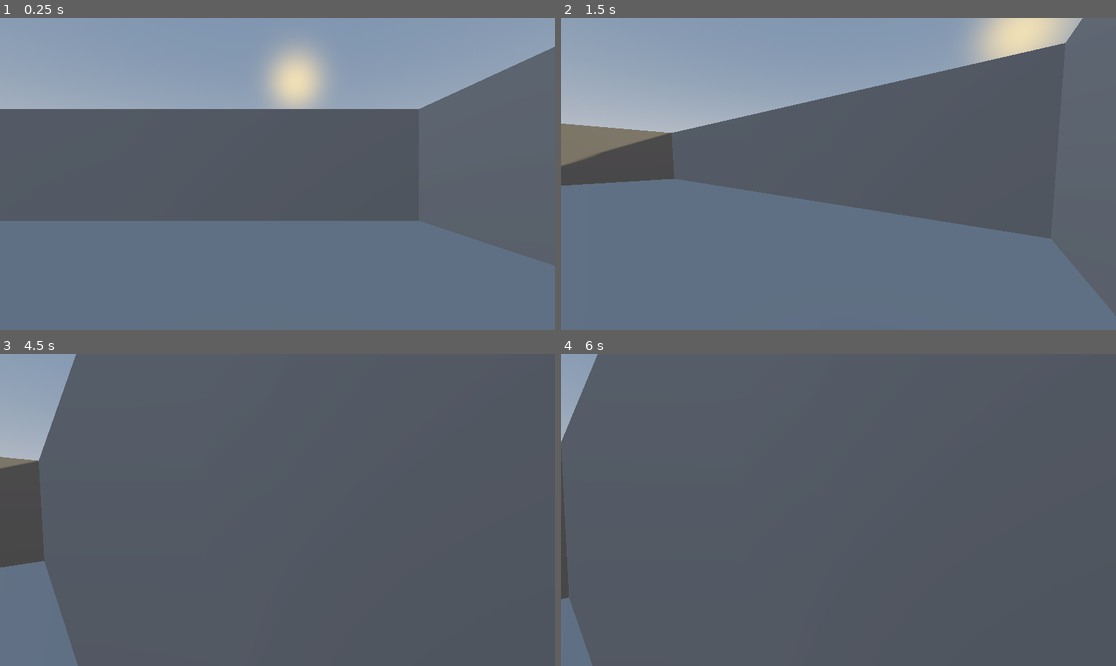
Above: before the commit, frames 1-4 (two rows, left to right).
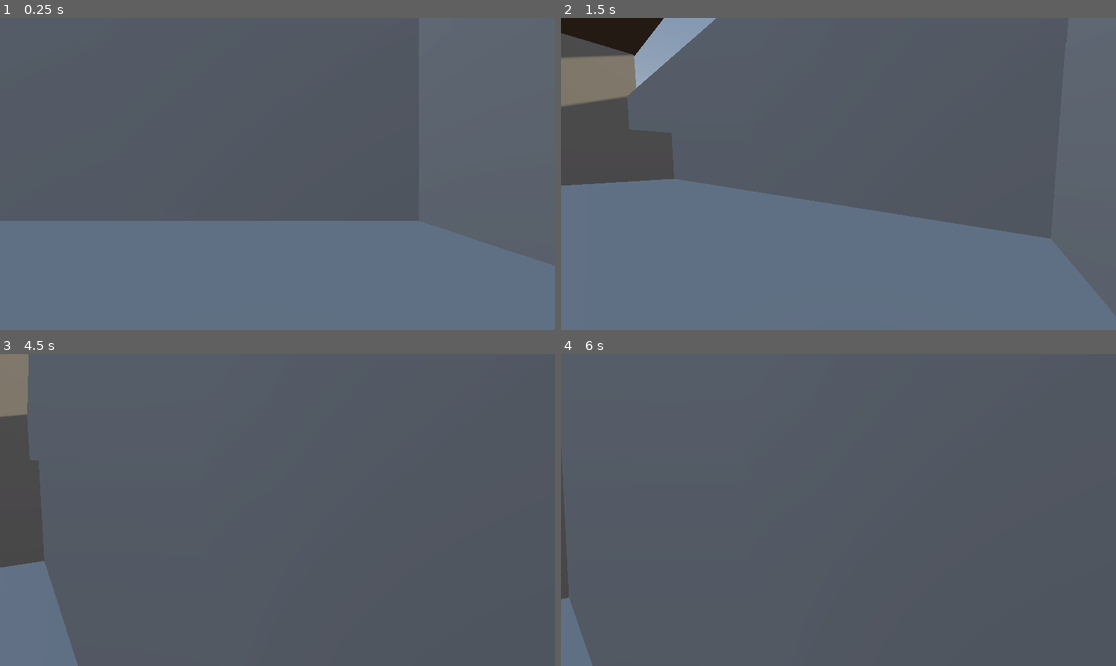
Above: after the commit, the same moments.

Repository: XIIGauge/tabakovic-adis-attemption.z
Game: Godot game, scene res://scenes/levels/level_01.tscn
The game is run twice, just before and just after one commit, with the same random seed, the same clock (stepped at 60 frames per second) and the same inputs.
Inputs (mouse positions are in pixels of both pictures, inside the frame that each line leads up to):
- Up to frame 1 (0.25 s): no input
- Up to frame 2 (1.5 s): tap Enter (ui_accept) at 0.5, 0.77 s; move the mouse to (960, 158) at 0.52 s; hold Right (ui_right) 0.53-1.28 s; click (960, 158) at 0.67 s; move the mouse to (810, 174) at 1.27 s; hold Up (ui_up) from 1.28 s (still down)
- Up to frame 3 (4.5 s): keep holding Up (ui_up); tap Enter (ui_accept) at 1.52, 2.75, 3.02, 3.5, 3.77, 4.25 s; move the mouse to (288, 503) at 2.02 s; move the mouse to (271, 516) at 2.77 s; click (271, 516) at 2.92 s; move the mouse to (316, 513) at 3.52 s; move the mouse to (233, 506) at 4.27 s
- Up to frame 4 (6 s): tap Enter (ui_accept) at 4.52, 5.75 s; move the mouse to (844, 510) at 5.02 s; click (844, 510) at 5.17 s; move the mouse to (816, 503) at 5.77 s; release Up (ui_up) at 5.78 s; hold Right (ui_right) from 5.78 s (still down)

The runs differ from the first frame. In frame 1, 27% of the frame differs, in the area x 0-100%, y 0-30%; in frame 2, 23%; in frame 3, 3.6%; in frame 4, 0.9%.

Commit message:
Added walls and floor

Diff:
--- a/scenes/levels/level_01.tscn
+++ b/scenes/levels/level_01.tscn
@@ -32,13 +32,33 @@
 transform = Transform3D(1, 0, 0, 0, 1, 0, 0, 0, 1, 0, -0.48740292, 0)
 size = Vector3(50, 1, 50)
 
-[node name="Wall" type="CSGBox3D" parent="CSGCombiner3D" unique_id=816688090]
+[node name="Foor2" type="CSGBox3D" parent="CSGCombiner3D" unique_id=1384587114]
+transform = Transform3D(1, 0, 0, 0, 1, 0, 0, 0, 1, 0.054641724, 16.239214, 3.274292)
+size = Vector3(42.10904, 1, 40.196045)
+
+[node name="Lvl1 Wall" type="CSGBox3D" parent="CSGCombiner3D" unique_id=816688090]
 transform = Transform3D(1, 0, 0, 0, 1, 0, 0, 0, 1, 0, 2.0353107, 22.7808)
 size = Vector3(40, 4, 1)
 
-[node name="Wall2" type="CSGBox3D" parent="CSGCombiner3D" unique_id=1169218740]
-transform = Transform3D(-4.371139e-08, 0, 1, 0, 1, 0, -1, 0, -4.371139e-08, -20.482319, 2.0353107, 3.339466)
-size = Vector3(40, 4, 1)
+[node name="Lvl1 Wall2" type="CSGBox3D" parent="CSGCombiner3D" unique_id=1169218740]
+transform = Transform3D(-4.371139e-08, 0, 1, 0, 1, 0, -1, 0, -4.371139e-08, -20.482319, 2.0353107, 3.314808)
+size = Vector3(40.049316, 4, 1)
+
+[node name="Lvl2 Wall 2" type="CSGBox3D" parent="CSGCombiner3D" unique_id=881267499]
+transform = Transform3D(-4.371139e-08, 0, 1, 0, 1, 0, -1, 0, -4.371139e-08, -20.482319, 6.9695177, 3.314808)
+size = Vector3(40.049316, 6.1717224, 1)
+
+[node name="Lvl2 Wall 3" type="CSGBox3D" parent="CSGCombiner3D" unique_id=1148386057]
+transform = Transform3D(-4.371139e-08, 0, 1, 0, 1, 0, -1, 0, -4.371139e-08, -20.482319, 12.959092, 3.314808)
+size = Vector3(40.049316, 6.1717224, 1)
+
+[node name="Wall13" type="CSGBox3D" parent="CSGCombiner3D" unique_id=1186983108]
+transform = Transform3D(-4.371139e-08, 0, 1, 0, 1, 0, -1, 0, -4.371139e-08, 20.546438, 7.0296526, 3.2936897)
+size = Vector3(40.091553, 6.291992, 1)
+
+[node name="Wall14" type="CSGBox3D" parent="CSGCombiner3D" unique_id=529931130]
+transform = Transform3D(-4.371139e-08, 0, 1, 0, 1, 0, -1, 0, -4.371139e-08, 20.546438, 13.161834, 3.2936897)
+size = Vector3(40.091553, 6.291992, 1)
 
 [node name="Wall3" type="CSGBox3D" parent="CSGCombiner3D" unique_id=44949321]
 transform = Transform3D(-1, 0, -8.742278e-08, 0, 1, 0, 8.742278e-08, 0, -1, 0.040159225, 2.0353107, -16.252735)
@@ -46,6 +66,37 @@
 
 [node name="Wall5" type="CSGBox3D" parent="CSGCombiner3D" unique_id=605479299]
 transform = Transform3D(-1, 0, -8.742278e-08, 0, 1, 0, 8.742278e-08, 0, -1, 0.040159225, 2.0353107, 0.91125107)
+size = Vector3(40, 4, 1)
+
+[node name="CSGBox3D2" type="CSGBox3D" parent="CSGCombiner3D/Wall5" unique_id=1633247292]
+transform = Transform3D(1.1924882e-08, 0, 1, 0, 1, 0, -1, 0, 1.1924882e-08, 13.443167, -0.46794748, 0.12693906)
+operation = 2
+size = Vector3(1.4304199, 3.1395264, 1.7868652)
+
+[node name="CSGCylinder3D2" type="CSGCylinder3D" parent="CSGCombiner3D/Wall5" unique_id=1286376381]
+transform = Transform3D(-1, -1.2517616e-07, -5.4716236e-15, 0, -4.371139e-08, 1, -1.2517616e-07, 1, 4.371139e-08, 13.47283, 0.5304351, 0.26367688)
+operation = 2
+radius = 0.77978516
+sides = 16
+
+[node name="Wall8" type="CSGBox3D" parent="CSGCombiner3D" unique_id=1506069819]
+transform = Transform3D(-1, 0, -8.742278e-08, 0, 1, 0, 8.742278e-08, 0, -1, 0.040159225, 7.0290823, 0.91125107)
+size = Vector3(40, 6.1103516, 1)
+
+[node name="Wall11" type="CSGBox3D" parent="CSGCombiner3D" unique_id=1438240239]
+transform = Transform3D(-1, 0, -8.742278e-08, 0, 1, 0, 8.742278e-08, 0, -1, 0.040159225, 12.95003, 0.91125107)
+size = Vector3(40, 6.1103516, 1)
+
+[node name="Wall10" type="CSGBox3D" parent="CSGCombiner3D" unique_id=442198234]
+transform = Transform3D(-1, 0, -8.742278e-08, 0, 1, 0, 8.742278e-08, 0, -1, 0.040159225, 7.0290823, -16.262356)
+size = Vector3(40, 6.1103516, 1)
+
+[node name="Wall12" type="CSGBox3D" parent="CSGCombiner3D" unique_id=1149496714]
+transform = Transform3D(-1, 0, -8.742278e-08, 0, 1, 0, 8.742278e-08, 0, -1, 0.040159225, 7.0290823, 22.785175)
+size = Vector3(40, 6.1103516, 1)
+
+[node name="Wall9" type="CSGBox3D" parent="CSGCombiner3D" unique_id=1688083373]
+transform = Transform3D(-1, 0, -8.742278e-08, 0, 1, 0, 8.742278e-08, 0, -1, 0.040159225, 5.9739065, 0.91125107)
 size = Vector3(40, 4, 1)
 
 [node name="Wall6" type="CSGBox3D" parent="CSGCombiner3D" unique_id=1926185151]
@@ -63,29 +114,44 @@
 radius = 0.77978516
 sides = 16
 
-[node name="Wall4" type="CSGBox3D" parent="CSGCombiner3D" unique_id=420925320]
+[node name="Lvl1 Wall7" type="CSGBox3D" parent="CSGCombiner3D" unique_id=931765363]
+transform = Transform3D(7.54979e-08, 0, -1, 0, 1, 0, 1, 0, 7.54979e-08, -3.8922358, 2.0353107, -7.562849)
+size = Vector3(17.427185, 4, 1)
+
+[node name="CSGBox3D" type="CSGBox3D" parent="CSGCombiner3D/Lvl1 Wall7" unique_id=1358274705]
+transform = Transform3D(-4.371139e-08, 0, -1, 0, 1, 0, 1, 0, -4.371139e-08, 0.029663086, -0.46794796, 0.13673687)
+operation = 2
+size = Vector3(1.4304199, 3.1395264, 1.7868652)
+
+[node name="CSGCylinder3D" type="CSGCylinder3D" parent="CSGCombiner3D/Lvl1 Wall7" unique_id=656306996]
+transform = Transform3D(1, 1.5696267e-07, 6.8610567e-15, 0, -4.371139e-08, 1, 1.5696267e-07, -1, -4.371139e-08, 0, 0.5304346, 0)
+operation = 2
+radius = 0.77978516
+sides = 16
+
+[node name="Lvl1 wall4" type="CSGBox3D" parent="CSGCombiner3D" unique_id=420925320]
 transform = Transform3D(1.3113416e-07, 0, -1, 0, 1, 0, 1, 0, 1.3113416e-07, 20.52248, 2.0353107, 3.1885967)
 size = Vector3(40, 4, 1)
 
-[node name="CSGCylinder3D" type="CSGCylinder3D" parent="CSGCombiner3D/Wall4" unique_id=708041360]
+[node name="CSGCylinder3D" type="CSGCylinder3D" parent="CSGCombiner3D/Lvl1 wall4" unique_id=708041360]
 transform = Transform3D(1, -1.3113416e-07, 1.3113416e-07, 1.3113416e-07, -4.371139e-08, -1, 1.3113416e-07, 1, -4.371137e-08, 0.41036868, 0.25696945, 0.0023345947)
 operation = 2
 radius = 0.7158203
 sides = 24
 
-[node name="CSGCylinder3D2" type="CSGCylinder3D" parent="CSGCombiner3D/Wall4" unique_id=648105740]
+[node name="CSGCylinder3D2" type="CSGCylinder3D" parent="CSGCombiner3D/Lvl1 wall4" unique_id=648105740]
 transform = Transform3D(1, -1.3113416e-07, 1.3113416e-07, 1.3113416e-07, -4.371139e-08, -1, 1.3113416e-07, 1, -4.371137e-08, 4.410369, 0.25696945, 0.002336502)
 operation = 2
 radius = 0.7158203
 sides = 24
 
-[node name="CSGCylinder3D3" type="CSGCylinder3D" parent="CSGCombiner3D/Wall4" unique_id=242524379]
+[node name="CSGCylinder3D3" type="CSGCylinder3D" parent="CSGCombiner3D/Lvl1 wall4" unique_id=242524379]
 transform = Transform3D(1, -1.3113416e-07, 1.3113416e-07, 1.3113416e-07, -4.371139e-08, -1, 1.3113416e-07, 1, -4.371137e-08, 8.410369, 0.25696945, 0.0023384094)
 operation = 2
 radius = 0.7158203
 sides = 24
 
-[node name="CSGCylinder3D4" type="CSGCylinder3D" parent="CSGCombiner3D/Wall4" unique_id=1365792920]
+[node name="CSGCylinder3D4" type="CSGCylinder3D" parent="CSGCombiner3D/Lvl1 wall4" unique_id=1365792920]
 transform = Transform3D(1, -1.3113416e-07, 1.3113416e-07, 1.3113416e-07, -4.371139e-08, -1, 1.3113416e-07, 1, -4.371137e-08, 12.410369, 0.25696945, 0.0023384094)
 operation = 2
 radius = 0.7158203
